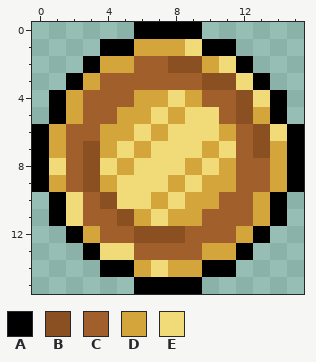
Two states of a pixel-art sprite, Assets/Sprites/Coin-Icon.png. Above: the version before the commit.
The file is 16x16 pixels.
Palette (. is transparent): A #000000  B #8a5021  C #a1602b  D #d4a53b  E #f1db78
Pixels before, first column x 0:
 0 ......AAAA......
 1 ....AADDDEAA....
 2 ...ADDCCBBDEA...
 3 ..ADCCCCCCBBEA..
 4 .ADCCCDDEDCCBEA.
 5 .ADCCDDEDEECBDA.
 6 ADCCDDEDEEEDCBEA
 7 ADCBDEDEEEDECBDA
 8 AECBEDEEEDEDCCDA
 9 ADCBDEEEDEDDCCDA
10 .AECBEEDEDDCCDA.
11 .AECCBDEDDCCCDA.
12 ..ADCCBBBCCCDA..
13 ...AEECCCCDDA...
14 ....AADEDDAA....
15 ......AAAA......
Once edited:
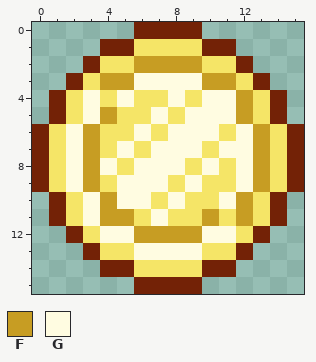
Colours new in this view: F #c79d23  G #fffce1
The edit:
{"colour":"A","old":"#000000","new":"#732206"}
{"colour":"D","old":"#d4a53b","new":"#f5e567"}
{"y":1,"x":9,"old":"E","new":"D"}
{"y":2,"x":6,"old":"CCBB","new":"FFFF"}
{"y":2,"x":11,"old":"E","new":"D"}
{"y":3,"x":4,"old":"CCCCCCBBE","new":"FFGGGGFFD"}
{"y":4,"x":3,"old":"CCC","new":"GDG"}
{"y":4,"x":8,"old":"E","new":"G"}
{"y":4,"x":10,"old":"CCBE","new":"GGFD"}
{"y":5,"x":3,"old":"CC","new":"GF"}
{"y":5,"x":7,"old":"E","new":"G"}
{"y":5,"x":9,"old":"EECB","new":"GGGF"}
{"y":6,"x":2,"old":"CC","new":"GF"}
{"y":6,"x":6,"old":"E","new":"G"}
{"y":6,"x":8,"old":"EEE","new":"GGG"}
{"y":6,"x":12,"old":"CBE","new":"GFD"}
{"y":7,"x":2,"old":"CB","new":"GF"}
{"y":7,"x":5,"old":"E","new":"G"}
{"y":7,"x":7,"old":"EEE","new":"GGG"}
{"y":7,"x":11,"old":"ECB","new":"GGF"}
{"y":8,"x":1,"old":"ECBE","new":"DGFG"}
{"y":8,"x":6,"old":"EEE","new":"GGG"}
{"y":8,"x":10,"old":"E","new":"G"}
{"y":8,"x":12,"old":"CC","new":"GF"}
{"y":9,"x":2,"old":"CB","new":"GF"}
{"y":9,"x":5,"old":"EEE","new":"GGG"}
{"y":9,"x":9,"old":"E","new":"G"}
{"y":9,"x":12,"old":"CC","new":"GF"}
{"y":10,"x":2,"old":"ECBEE","new":"DGFGG"}
{"y":10,"x":8,"old":"E","new":"G"}
{"y":10,"x":11,"old":"CC","new":"GF"}
{"y":11,"x":2,"old":"ECCB","new":"DGFF"}
{"y":11,"x":7,"old":"E","new":"G"}
{"y":11,"x":10,"old":"CCC","new":"FDF"}
{"y":12,"x":4,"old":"CCBBBCCC","new":"GGFFFFGG"}
{"y":13,"x":4,"old":"EECCCC","new":"DDGGGG"}
{"y":14,"x":7,"old":"E","new":"D"}
{"label":"changed","picture_box":[32,22,304,294]}
